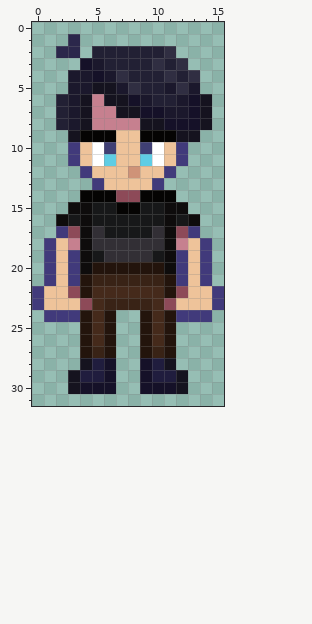
A pixel-art sprite gets an edit: sprites/main_character/idle_down/idle_down_1.png. The picture above was drawn from the file before the commit.
The file is 48x96 pixels, drawn in blocks of 3x3; one block is one cell here. Colours within 5 levels of each other are drawn and written as one.
And afterwards:
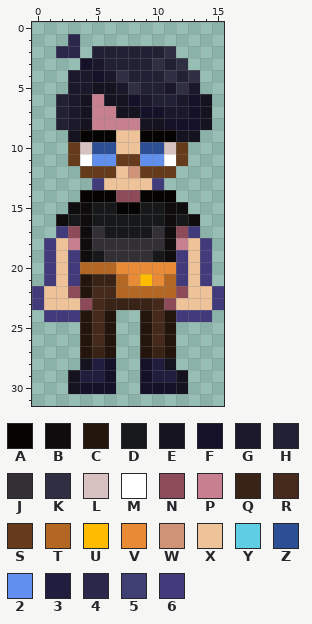
Palette (. is transparent): A #050403  B #0e0c0c  C #23140c  D #171819  E #15131f  F #151128  G #1b182c  H #222034  J #322f35  K #302e42  L #d7c1c1  M #ffffff  N #8d4a58  P #c6808f  Q #392316  R #452a1b  S #653b1c  T #b46723  U #ffbc00  V #e88a36  W #cf9378  X #eec39a  Y #5fcde4  Z #2b4e95  2 #608fed  3 #201d3e  4 #2b274b  5 #3f3f74  6 #413a7b
Changes in this commit:
@@ x 0..15 @@
  9 ...EAAAXXAAAEE..
-10 ...6XM5XX5MX6...
-11 ...6XMYXXYMX6...
-12 ....6XXXWXX6....
+10 ...SLZZXXZZLS...
+11 ...SM22SS22MS...
+12 ....SSSXWSSS....
 13 .....6XXXX6.....
@@ x 0..15 @@
 19 .6X6BDJJJJDB6X6.
-20 .6X6BCCCCCCB6X6.
-21 .6X6CQQQQQQC6X6.
-22 6XXNCRRRRRRCNXX6
+20 .6X6TTTVVVVV6X6.
+21 .6X6CQQTVUVT6X6.
+22 6XXNCRRTTTTTNXX6
 23 6XXXNRQQQQRNXXX6
